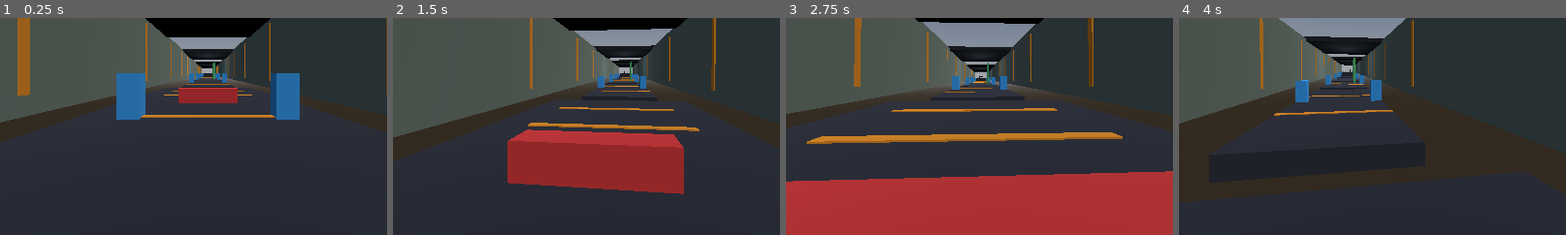
Above: before the commit, frames 1-4 (left to right).
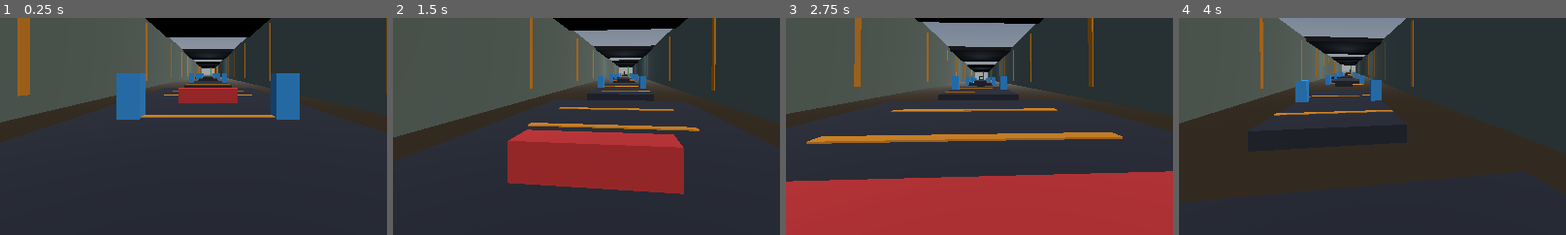
Above: after the commit, the same moments.

Repository: Crawford-Young/what-is-dark
Game: Godot game, scene res://scenes/slice.tscn
Same seed, same stepped clock (60 frames per second), same inputs: the game is played once before the commit and once after it.
Inputs (mouse positions are % of the whole screen's width and height, from its top left):
- Up to frame 1 (0.25 s): no input
- Up to frame 2 (1.5 s): tap Enter at 0.5 s; move the mouse to (55, 50) at 0.52 s; hold Q (glance) 0.53-1.28 s; hold W (move_forward) from 0.53 s (still down); click (55, 50) at 0.67 s; tap Space (jump) at 0.77 s; move the mouse to (45, 50) at 1.27 s; tap Shift at 1.35 s
- Up to frame 3 (2.75 s): keep holding W (move_forward); tap Space (jump) at 1.52 s; move the mouse to (52, 48) at 2.02 s; tap Alt at 2.1 s
- Up to frame 4 (4 s): keep holding W (move_forward); tap Space (jump) at 2.75, 3.02, 3.77 s; move the mouse to (49, 52) at 2.77 s; tap Ctrl at 2.85 s; click (49, 52) at 2.92 s; move the mouse to (57, 51) at 3.52 s; tap R at 3.6 s
The pictures show only the part of the screen within x 23-73%, y 37-87%; the shares and areas given below are measured in that part.

The runs differ from the first frame. In frame 1, 0.2% of the frame differs, in the area x 46-61%, y 20-33%; in frame 2, 0.2%; in frame 3, 0.3%; in frame 4, 0.4%, in the area x 10-49%, y 18-61%.

Commit message:
feat: zone 1 difficulty pass — wider gaps, precision lanes, wall-run route, vertical break
Co-Authored-By: Claude Fable 5 <noreply@anthropic.com>

Diff:
--- a/scenes/slice.tscn
+++ b/scenes/slice.tscn
@@ -37,46 +37,46 @@
 size = Vector3(12, 1, 35)
 
 [sub_resource type="BoxShape3D" id="shape_p2"]
-size = Vector3(8, 1, 26)
+size = Vector3(8, 1, 22)
 
 [sub_resource type="BoxMesh" id="mesh_p2"]
 material = SubResource("floor_mat")
-size = Vector3(8, 1, 26)
+size = Vector3(8, 1, 22)
 
 [sub_resource type="BoxShape3D" id="shape_p3"]
-size = Vector3(8, 1, 20)
+size = Vector3(3, 1, 18)
 
 [sub_resource type="BoxMesh" id="mesh_p3"]
 material = SubResource("floor_mat")
-size = Vector3(8, 1, 20)
+size = Vector3(3, 1, 18)
 
 [sub_resource type="BoxShape3D" id="shape_p4"]
-size = Vector3(8, 1, 28)
+size = Vector3(8, 1, 24)
 
 [sub_resource type="BoxMesh" id="mesh_p4"]
 material = SubResource("floor_mat")
-size = Vector3(8, 1, 28)
+size = Vector3(8, 1, 24)
 
 [sub_resource type="BoxShape3D" id="shape_p5"]
-size = Vector3(8, 1, 24)
+size = Vector3(5, 1, 22)
 
 [sub_resource type="BoxMesh" id="mesh_p5"]
 material = SubResource("floor_mat")
-size = Vector3(8, 1, 24)
+size = Vector3(5, 1, 22)
 
 [sub_resource type="BoxShape3D" id="shape_p6"]
-size = Vector3(8, 1, 22)
+size = Vector3(5, 1, 22)
 
 [sub_resource type="BoxMesh" id="mesh_p6"]
 material = SubResource("floor_mat")
-size = Vector3(8, 1, 22)
+size = Vector3(5, 1, 22)
 
 [sub_resource type="BoxShape3D" id="shape_p7"]
-size = Vector3(10, 1, 40)
+size = Vector3(6, 1, 19)
 
 [sub_resource type="BoxMesh" id="mesh_p7"]
 material = SubResource("floor_mat")
-size = Vector3(10, 1, 40)
+size = Vector3(6, 1, 19)
 
 [sub_resource type="BoxShape3D" id="shape_s"]
 size = Vector3(6, 1, 8)
@@ -145,18 +145,25 @@
 size = Vector3(0.1, 8, 0.6)
 
 [sub_resource type="BoxShape3D" id="shape_p8"]
-size = Vector3(8, 1, 30)
+size = Vector3(3, 1, 24)
 
 [sub_resource type="BoxMesh" id="mesh_p8"]
 material = SubResource("floor_mat")
-size = Vector3(8, 1, 30)
+size = Vector3(3, 1, 24)
 
 [sub_resource type="BoxShape3D" id="shape_p9"]
-size = Vector3(10, 1, 48)
+size = Vector3(6, 1, 44)
 
 [sub_resource type="BoxMesh" id="mesh_p9"]
 material = SubResource("floor_mat")
-size = Vector3(10, 1, 48)
+size = Vector3(6, 1, 44)
+
+[sub_resource type="BoxShape3D" id="shape_step"]
+size = Vector3(6, 1, 3)
+
+[sub_resource type="BoxMesh" id="mesh_step"]
+material = SubResource("floor_mat")
+size = Vector3(6, 1, 3)
 
 [sub_resource type="BoxShape3D" id="shape_wall_ext"]
 size = Vector3(1, 10, 80)
@@ -218,7 +225,7 @@
 mesh = SubResource("mesh_p1")
 
 [node name="P2" type="StaticBody3D" parent="."]
-transform = Transform3D(1, 0, 0, 0, 1, 0, 0, 0, 1, 0, -0.5, -46)
+transform = Transform3D(1, 0, 0, 0, 1, 0, 0, 0, 1, 0, -0.5, -47)
 
 [node name="Col" type="CollisionShape3D" parent="P2"]
 shape = SubResource("shape_p2")
@@ -227,7 +234,7 @@
 mesh = SubResource("mesh_p2")
 
 [node name="P3" type="StaticBody3D" parent="."]
-transform = Transform3D(1, 0, 0, 0, 1, 0, 0, 0, 1, 0, -0.5, -72)
+transform = Transform3D(1, 0, 0, 0, 1, 0, 0, 0, 1, 0, 0.5, -73)
 
 [node name="Col" type="CollisionShape3D" parent="P3"]
 shape = SubResource("shape_p3")
@@ -236,7 +243,7 @@
 mesh = SubResource("mesh_p3")
 
 [node name="P4" type="StaticBody3D" parent="."]
-transform = Transform3D(1, 0, 0, 0, 1, 0, 0, 0, 1, 0, -0.5, -99)
+transform = Transform3D(1, 0, 0, 0, 1, 0, 0, 0, 1, 0, -0.5, -100)
 
 [node name="Col" type="CollisionShape3D" parent="P4"]
 shape = SubResource("shape_p4")
@@ -245,7 +252,7 @@
 mesh = SubResource("mesh_p4")
 
 [node name="P5" type="StaticBody3D" parent="."]
-transform = Transform3D(1, 0, 0, 0, 1, 0, 0, 0, 1, 0, -0.5, -128)
+transform = Transform3D(1, 0, 0, 0, 1, 0, 0, 0, 1, 0, -0.5, -131)
 
 [node name="Col" type="CollisionShape3D" parent="P5"]
 shape = SubResource("shape_p5")
@@ -254,7 +261,7 @@
 mesh = SubResource("mesh_p5")
 
 [node name="S1" type="StaticBody3D" parent="."]
-transform = Transform3D(1, 0, 0, 0, 1, 0, 0, 0, 1, 0, 0.5, -146)
+transform = Transform3D(1, 0, 0, 0, 1, 0, 0, 0, 1, -5.5, -1, -147.5)
 
 [node name="Col" type="CollisionShape3D" parent="S1"]
 shape = SubResource("shape_s")
@@ -262,17 +269,35 @@
 [node name="Mesh" type="MeshInstance3D" parent="S1"]
 mesh = SubResource("mesh_s")
 
-[node name="S2" type="StaticBody3D" parent="."]
-transform = Transform3D(1, 0, 0, 0, 1, 0, 0, 0, 1, 0, 1.5, -152)
-
-[node name="Col" type="CollisionShape3D" parent="S2"]
-shape = SubResource("shape_s")
-
-[node name="Mesh" type="MeshInstance3D" parent="S2"]
-mesh = SubResource("mesh_s")
+[node name="StepA" type="StaticBody3D" parent="."]
+transform = Transform3D(1, 0, 0, 0, 1, 0, 0, 0, 1, 0, -3.2, -204.5)
+
+[node name="Col" type="CollisionShape3D" parent="StepA"]
+shape = SubResource("shape_step")
+
+[node name="Mesh" type="MeshInstance3D" parent="StepA"]
+mesh = SubResource("mesh_step")
+
+[node name="StepB" type="StaticBody3D" parent="."]
+transform = Transform3D(1, 0, 0, 0, 1, 0, 0, 0, 1, 0, -1.9, -210.5)
+
+[node name="Col" type="CollisionShape3D" parent="StepB"]
+shape = SubResource("shape_step")
+
+[node name="Mesh" type="MeshInstance3D" parent="StepB"]
+mesh = SubResource("mesh_step")
+
+[node name="StepC" type="StaticBody3D" parent="."]
+transform = Transform3D(1, 0, 0, 0, 1, 0, 0, 0, 1, 0, -0.5, -216.5)
+
+[node name="Col" type="CollisionShape3D" parent="StepC"]
+shape = SubResource("shape_step")
+
+[node name="Mesh" type="MeshInstance3D" parent="StepC"]
+mesh = SubResource("mesh_step")
 
 [node name="P6" type="StaticBody3D" parent="."]
-transform = Transform3D(1, 0, 0, 0, 1, 0, 0, 0, 1, 0, -0.5, -162)
+transform = Transform3D(1, 0, 0, 0, 1, 0, 0, 0, 1, 0, -1.5, -164)
 
 [node name="Col" type="CollisionShape3D" parent="P6"]
 shape = SubResource("shape_p6")
@@ -281,7 +306,7 @@
 mesh = SubResource("mesh_p6")
 
 [node name="P7" type="StaticBody3D" parent="."]
-transform = Transform3D(1, 0, 0, 0, 1, 0, 0, 0, 1, 0, -0.5, -193)
+transform = Transform3D(1, 0, 0, 0, 1, 0, 0, 0, 1, 0, -4.5, -190.5)
 
 [node name="Col" type="CollisionShape3D" parent="P7"]
 shape = SubResource("shape_p7")
@@ -298,17 +323,8 @@
 [node name="Mesh" type="MeshInstance3D" parent="VaultBox1"]
 mesh = SubResource("mesh_v")
 
-[node name="VaultBox2" type="StaticBody3D" parent="."]
-transform = Transform3D(1, 0, 0, 0, 1, 0, 0, 0, 1, 0, 0.5, -180)
-
-[node name="Col" type="CollisionShape3D" parent="VaultBox2"]
-shape = SubResource("shape_v")
-
-[node name="Mesh" type="MeshInstance3D" parent="VaultBox2"]
-mesh = SubResource("mesh_v")
-
 [node name="Wall" type="StaticBody3D" parent="."]
-transform = Transform3D(1, 0, 0, 0, 1, 0, 0, 0, 1, 2.2, 3, -84)
+transform = Transform3D(1, 0, 0, 0, 1, 0, 0, 0, 1, 1.7, 3, -147.5)
 
 [node name="Col" type="CollisionShape3D" parent="Wall"]
 shape = SubResource("shape_w")
@@ -440,18 +456,6 @@
 transform = Transform3D(1, 0, 0, 0, 1, 0, 0, 0, 1, 0, 0.03, -180)
 mesh = SubResource("mesh_stripe")
 
-[node name="Stripe_190" type="MeshInstance3D" parent="Stripes"]
-transform = Transform3D(1, 0, 0, 0, 1, 0, 0, 0, 1, 0, 0.03, -190)
-mesh = SubResource("mesh_stripe")
-
-[node name="Stripe_200" type="MeshInstance3D" parent="Stripes"]
-transform = Transform3D(1, 0, 0, 0, 1, 0, 0, 0, 1, 0, 0.03, -200)
-mesh = SubResource("mesh_stripe")
-
-[node name="Stripe_210" type="MeshInstance3D" parent="Stripes"]
-transform = Transform3D(1, 0, 0, 0, 1, 0, 0, 0, 1, 0, 0.03, -210)
-mesh = SubResource("mesh_stripe")
-
 [node name="Stripe_220" type="MeshInstance3D" parent="Stripes"]
 transform = Transform3D(1, 0, 0, 0, 1, 0, 0, 0, 1, 0, 0.03, -220)
 mesh = SubResource("mesh_stripe")
@@ -656,16 +660,8 @@
 transform = Transform3D(1, 0, 0, 0, 1, 0, 0, 0, 1, 3.5, 1, -162)
 mesh = SubResource("mesh_pillar")
 
-[node name="Pillar_L_190" type="MeshInstance3D" parent="SidePillars"]
-transform = Transform3D(1, 0, 0, 0, 1, 0, 0, 0, 1, -3.5, 1, -190)
-mesh = SubResource("mesh_pillar")
-
-[node name="Pillar_R_190" type="MeshInstance3D" parent="SidePillars"]
-transform = Transform3D(1, 0, 0, 0, 1, 0, 0, 0, 1, 3.5, 1, -190)
-mesh = SubResource("mesh_pillar")
-
 [node name="P8" type="StaticBody3D" parent="."]
-transform = Transform3D(1, 0, 0, 0, 1, 0, 0, 0, 1, 0, -0.5, -231)
+transform = Transform3D(1, 0, 0, 0, 1, 0, 0, 0, 1, 0, -0.5, -236)
 
 [node name="Col" type="CollisionShape3D" parent="P8"]
 shape = SubResource("shape_p8")
@@ -674,7 +670,7 @@
 mesh = SubResource("mesh_p8")
 
 [node name="P9" type="StaticBody3D" parent="."]
-transform = Transform3D(1, 0, 0, 0, 1, 0, 0, 0, 1, 0, -0.5, -273)
+transform = Transform3D(1, 0, 0, 0, 1, 0, 0, 0, 1, 0, -0.5, -276)
 
 [node name="Col" type="CollisionShape3D" parent="P9"]
 shape = SubResource("shape_p9")
@@ -739,7 +735,7 @@
 [node name="Desks" type="Node3D" parent="."]
 
 [node name="Desk1" type="StaticBody3D" parent="Desks"]
-transform = Transform3D(1, 0, 0, 0, 1, 0, 0, 0, 1, 1.5, 0.4, -258)
+transform = Transform3D(1, 0, 0, 0, 1, 0, 0, 0, 1, 0.8, 0.4, -228)
 
 [node name="Col" type="CollisionShape3D" parent="Desks/Desk1"]
 shape = SubResource("shape_desk")
@@ -748,7 +744,7 @@
 mesh = SubResource("mesh_desk")
 
 [node name="Desk2" type="StaticBody3D" parent="Desks"]
-transform = Transform3D(1, 0, 0, 0, 1, 0, 0, 0, 1, -1.5, 0.4, -266)
+transform = Transform3D(1, 0, 0, 0, 1, 0, 0, 0, 1, -0.8, 0.4, -234)
 
 [node name="Col" type="CollisionShape3D" parent="Desks/Desk2"]
 shape = SubResource("shape_desk")
@@ -757,7 +753,7 @@
 mesh = SubResource("mesh_desk")
 
 [node name="Desk3" type="StaticBody3D" parent="Desks"]
-transform = Transform3D(1, 0, 0, 0, 1, 0, 0, 0, 1, 1.5, 0.4, -282)
+transform = Transform3D(1, 0, 0, 0, 1, 0, 0, 0, 1, 0.8, 0.4, -240)
 
 [node name="Col" type="CollisionShape3D" parent="Desks/Desk3"]
 shape = SubResource("shape_desk")
@@ -766,7 +762,7 @@
 mesh = SubResource("mesh_desk")
 
 [node name="Desk4" type="StaticBody3D" parent="Desks"]
-transform = Transform3D(1, 0, 0, 0, 1, 0, 0, 0, 1, -1.5, 0.4, -290)
+transform = Transform3D(1, 0, 0, 0, 1, 0, 0, 0, 1, -0.8, 0.4, -245)
 
 [node name="Col" type="CollisionShape3D" parent="Desks/Desk4"]
 shape = SubResource("shape_desk")
Not shown: 1 places in scenes/slice.tscn that only renumber resources
